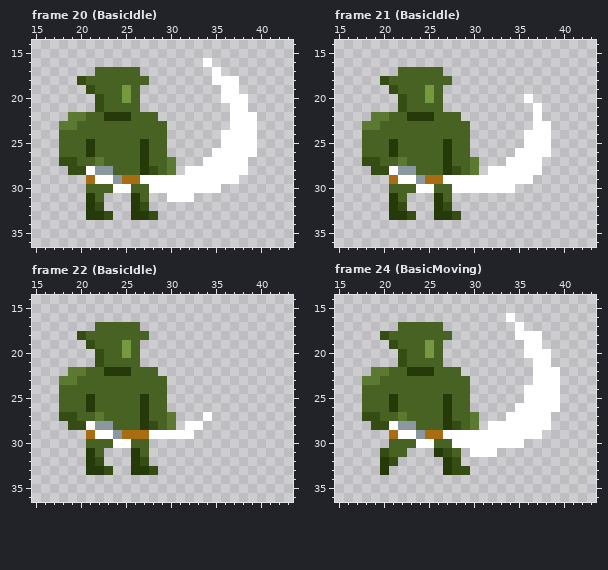
Two versions of one pixel-art file, Goblin.aseprite. That is the earlier state.
48x48 pixels, 34 frames. Shown: frame 20 (BasicIdle): x 15..43, y 14..36; frame 21 (BasicIdle): x 15..43, y 14..36; frame 22 (BasicIdle): x 15..43, y 14..36; frame 24 (BasicMoving): x 15..43, y 14..36. The commit also changed other frames, which this record leaves out.
After:
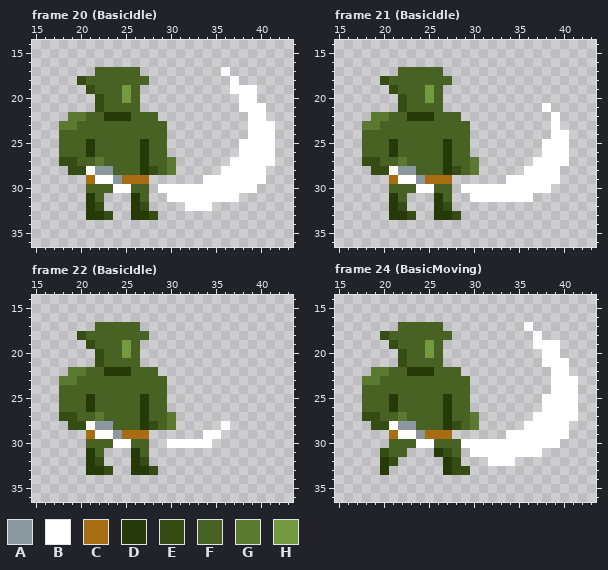
Palette (. is transparent): A #8b989f  B #ffffff  C #a86c13  D #253909  E #354d15  F #486224  G #5b7930  H #749940
Message: new atack range
Changes in this commit:
Frame 20 (BasicIdle), layer "effects":
The edit adds colour B in row 17 at x 36; in row 19 at x 38 to 39; in row 20 at x 39; in row 21 at x 39 to 40; in row 22 at x 40; in rows 23 to 26 at x 40 to 41.
The edit adds colour B in row 27 at x 39 to 41; in row 28 at x 39 to 40; in row 29 at x 38 to 40; in row 30 at x 36 to 39; in row 31 at x 33 to 37; in row 32 at x 32 to 34.
Colour B gives way to colour C in row 29 at x 27.
Colour B is removed in row 16 at x 34; in row 17 at x 35; in row 18 at x 35 to 36; in row 19 at x 36; in row 20 at x 36 to 37; in row 21 at x 37.
Colour B is removed in rows 22 to 23 at x 37 to 38; in row 24 at x 36 to 38; in row 25 at x 36 to 37; in row 26 at x 35 to 37; in row 27 at x 34 to 36; in row 28 at x 32 to 35.
Colour B is removed in row 29 at x 28 to 33; in row 30 at x 28.
Frame 21 (BasicIdle), layer "effects":
The edit adds colour B in row 21 at x 38; in rows 22 to 23 at x 39; in rows 24 to 26 at x 39 to 40; in row 27 at x 38 to 40; in row 28 at x 38 to 39; in row 29 at x 37 to 39.
The edit adds colour B in row 30 at x 35 to 38; in row 31 at x 30 to 36.
Colour B gives way to colour C in row 29 at x 27.
Colour B is removed in row 20 at x 36; in rows 21 to 22 at x 37; in row 23 at x 37 to 38; in row 24 at x 36 to 38; in row 25 at x 36 to 37; in row 26 at x 35 to 37.
Colour B is removed in row 27 at x 34 to 36; in row 28 at x 32 to 35; in row 29 at x 28 to 33; in row 30 at x 28.
Frame 22 (BasicIdle), layer "effects":
The edit adds colour B in row 28 at x 36; in row 29 at x 34 to 35; in row 30 at x 30 to 34.
Colour B is removed in row 27 at x 34; in row 28 at x 32 to 33; in row 29 at x 28 to 32.
Frame 24 (BasicMoving), layer "effects":
The edit adds colour B in row 17 at x 36; in row 19 at x 38 to 39; in row 20 at x 39; in row 21 at x 39 to 40; in row 22 at x 40; in rows 23 to 26 at x 40 to 41.
The edit adds colour B in row 27 at x 39 to 41; in row 28 at x 39 to 40; in row 29 at x 38 to 40; in row 30 at x 36 to 39; in row 31 at x 33 to 37; in row 32 at x 32 to 34.
Colour B gives way to colour C in row 29 at x 27.
Colour B gives way to colour F in row 30 at x 28.
Colour B is removed in row 16 at x 34; in row 17 at x 35; in row 18 at x 35 to 36; in row 19 at x 36; in row 20 at x 36 to 37; in row 21 at x 37.
Colour B is removed in rows 22 to 23 at x 37 to 38; in row 24 at x 36 to 38; in row 25 at x 36 to 37; in row 26 at x 35 to 37; in row 27 at x 34 to 36; in row 28 at x 32 to 35.
Colour B is removed in row 29 at x 28 to 33.
Pixel boxes of the changes (left, top, right, bottom) in both pictures:
changed: (140, 58, 275, 211)
changed: (443, 94, 569, 202)
changed: (149, 412, 230, 448)
changed: (443, 313, 578, 466)
